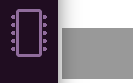
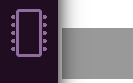
Before/after of a 133 x 83 layered artwork. What changed in the layer stack:
renamed "sidebar shadow.xcf" to "sidebar shadow", painted on it over [58, 0, 81, 83]
